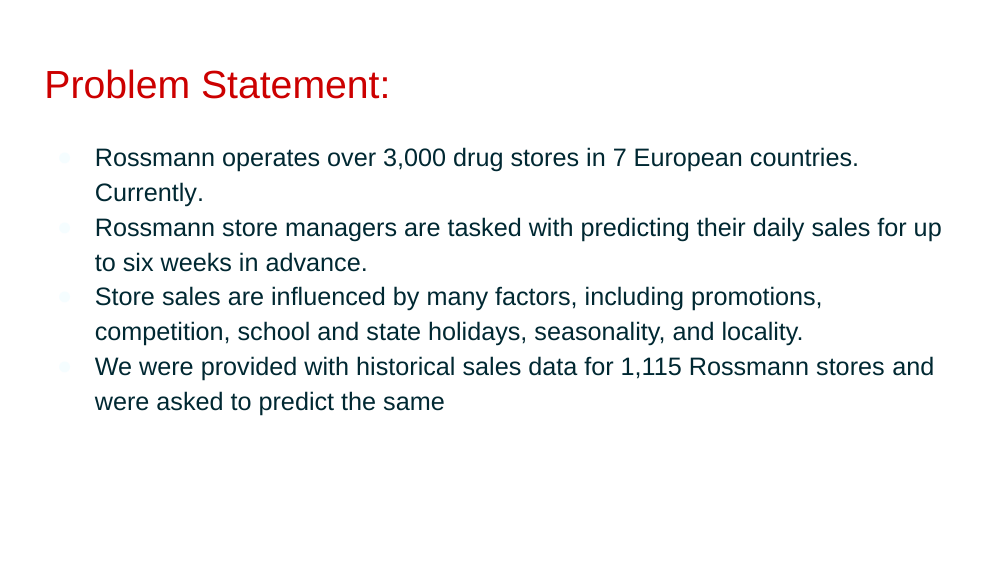
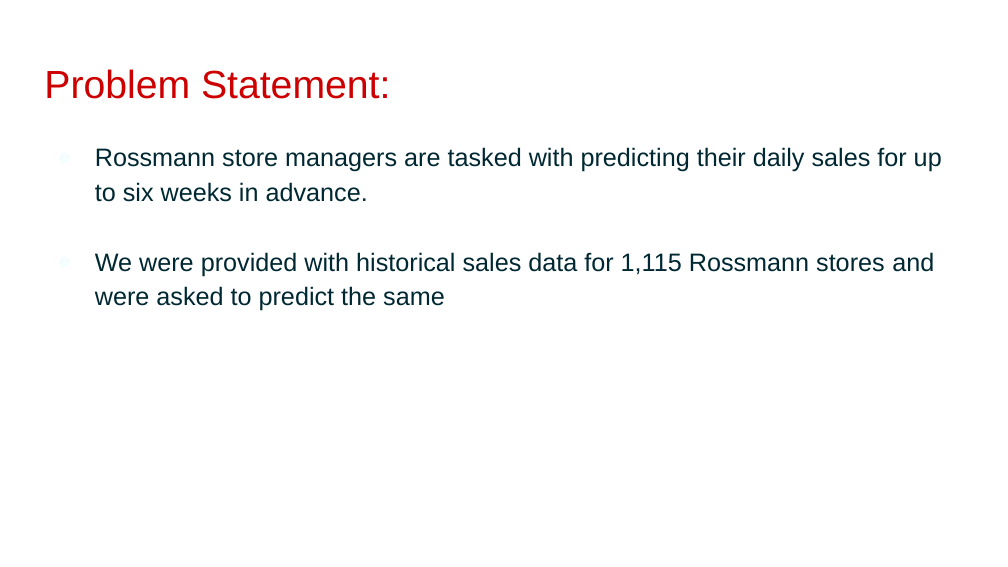
Before and after one commit to hrithikwel8/Rossmann_Sales_Prediction, a slide deck: slide 2 of CapstoneProjectTemplate-210213-230632.pptx. Drawn at 1008x567 pixels with LibreOffice and Linux fonts; fonts in the diff are those of the drawing; background and template pictures are left out. Boxes give left, top, right and bottom in pixels: in the first picture for what was removed or moved away, otherwise in the second. Text is boxed around its words. In the diff, an @@ line names an element or a change of style, - is before the commit and + after.

```diff
--- a/CapstoneProjectTemplate-210213-230632.pptx
+++ b/CapstoneProjectTemplate-210213-230632.pptx
@@ text at box(95, 147, 859, 207): paragraph removed @@
-● Rossmann operates over 3,000 drug stores in 7 European countries. Currently.
@@ text at box(95, 286, 823, 346): paragraph removed @@
-● Store sales are influenced by many factors, including promotions, competition, school and state holidays, seasonality, and locality.
```
Also in this commit, not shown: 1 other slide changed.
